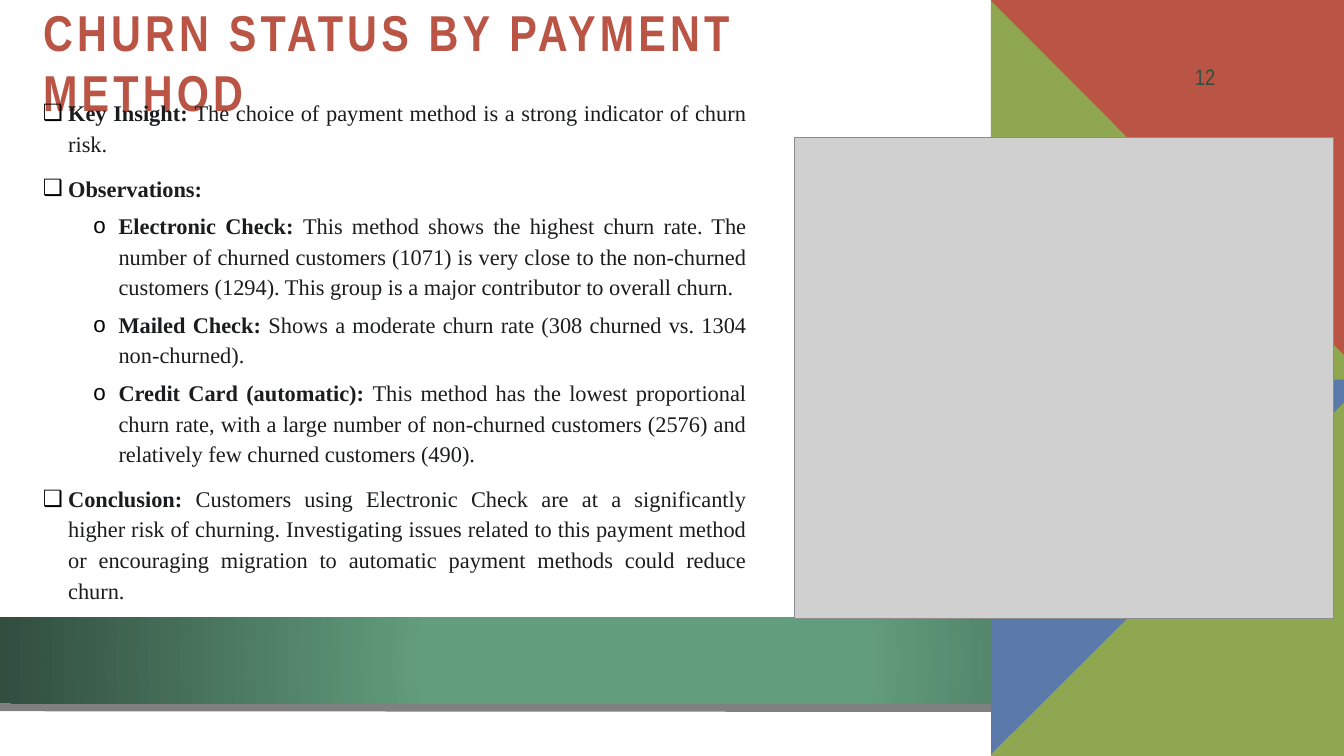
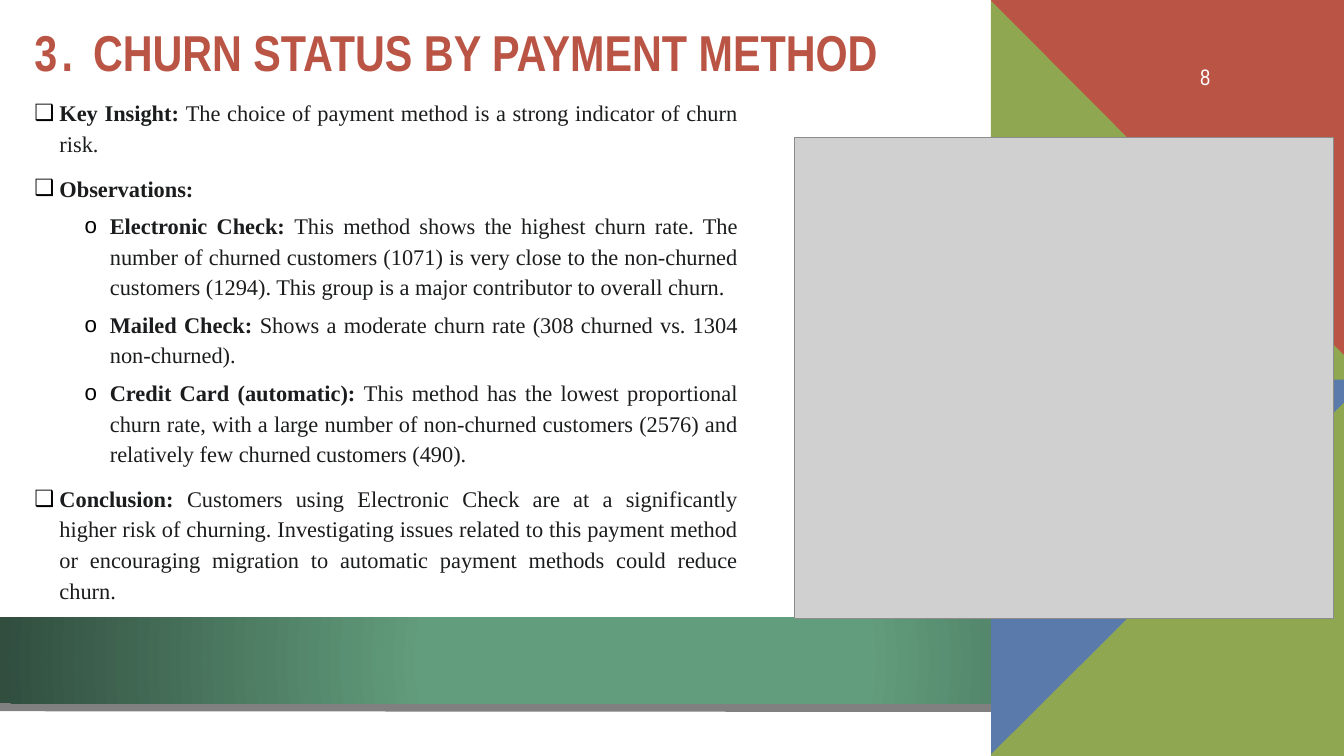
Before and after one commit to Paromita23/InLighn_Tech_Internship, a slide deck: slide 8 of Customer Churn Prediction/Solution/Customer Churn Prediction Analysis.pptx (slide 12 before the commit). Drawn at 1344x756 pixels with LibreOffice and Linux fonts; fonts in the diff are those of the drawing; grey boxes stand for pictures; background and template pictures are left out. Boxes give left, top, right and bottom in pixels: in the first picture for what was removed or moved away, otherwise in the second. Text is boxed around its words. In the diff, an @@ line names an element or a change of style, - is before the commit and + after.

```diff
--- a/Customer Churn Prediction/Solution/Customer Churn Prediction Analysis.pptx
+++ b/Customer Churn Prediction/Solution/Customer Churn Prediction Analysis.pptx
@@ title at (x1=34, y1=36, x2=878, y2=72): text changed @@
-CHURN STATUS BY PAYMENT METHOD
+3. CHURN STATUS BY PAYMENT METHOD
@@ page number at (x1=1200, y1=69, x2=1210, y2=85): text changed; text colour #314E3E to #FFFFFF @@
-12
+8
@@ text "Key Insight: The choice of ..." moved from (x1=68, y1=104, x2=746, y2=600) to (x1=59, y1=105, x2=738, y2=600) @@
```
Also in this commit, not shown: 7 other slides changed, 2 slides added.
